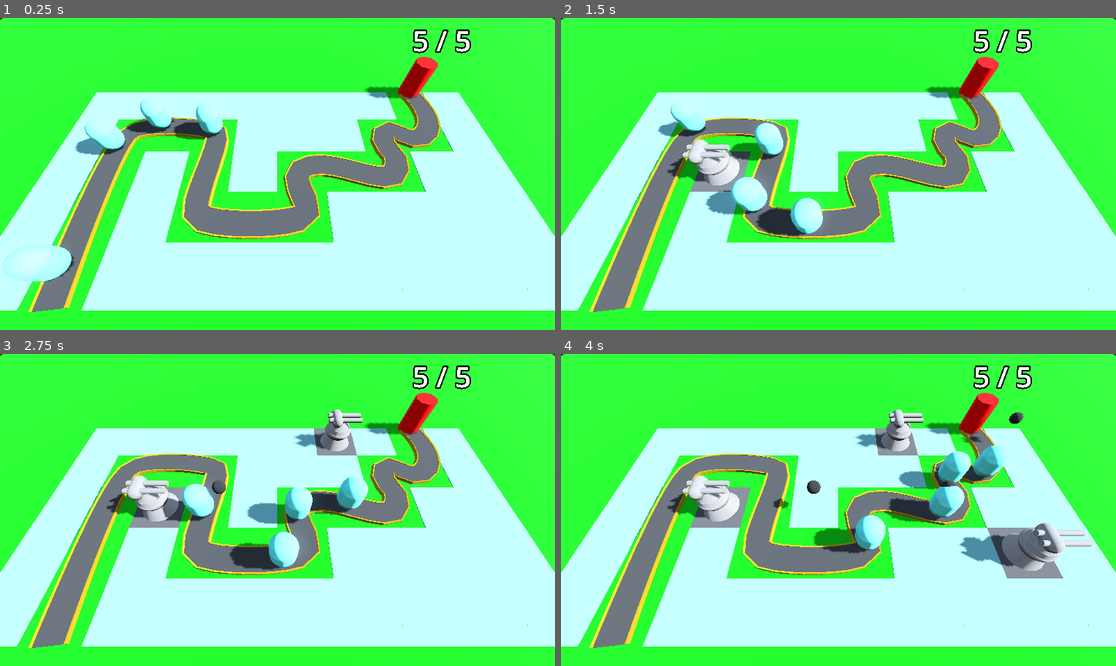
Above: before the commit, frames 1-4 (two rows, left to right).
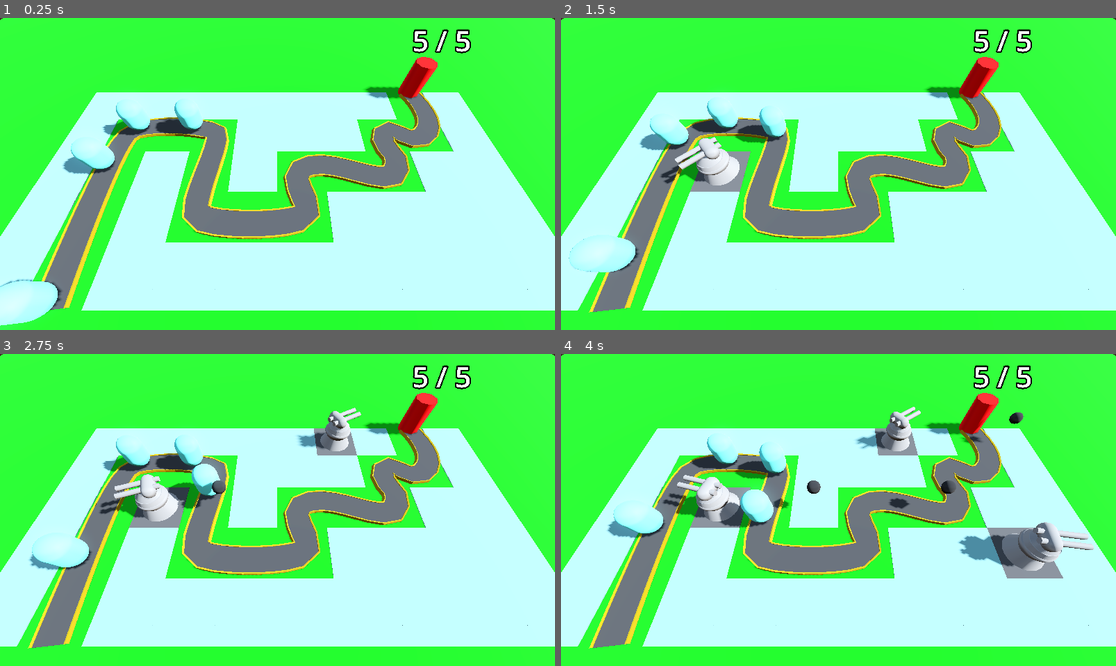
Above: after the commit, the same moments.

Repository: LunarOrbital/Barbarian-Blaster
Game: Godot game, scene res://Scenes/base_level.tscn
Two runs of this game, one before a commit and one after it. Both use one fixed random seed, a clock stepped at 60 frames per second and the inputs below.
Inputs (mouse positions are in pixels of both pictures, inside the frame that each line leads up to):
- Up to frame 1 (0.25 s): no input
- Up to frame 2 (1.5 s): move the mouse to (960, 158) at 0.52 s; click (960, 158) at 0.6 s; move the mouse to (727, 189) at 1.27 s; click (727, 189) at 1.35 s
- Up to frame 3 (2.75 s): move the mouse to (333, 441) at 2.02 s; click (333, 441) at 2.1 s
- Up to frame 4 (4 s): move the mouse to (810, 572) at 2.77 s; click (810, 572) at 2.85 s; move the mouse to (1005, 556) at 3.52 s; click (1005, 556) at 3.6 s

The runs differ from the first frame. In frame 1, 3.6% of the frame differs, in the area x 0-41%, y 26-100%; in frame 2, 5.2%; in frame 3, 6.1%; in frame 4, 6.8%, in the area x 8-96%, y 16-67%.

Commit message:
turret aiming

Diff:
--- a/Scenes/base_level.tscn
+++ b/Scenes/base_level.tscn
@@ -113,7 +113,7 @@
 transform = Transform3D(-0.108069465, 0, 0.9941279, 0, 1, 0, -0.9941279, 0, -0.108069465, 11.986502, 0, 13.961822)
 
 [node name="Enemy3" parent="EnemyPath\'" instance=ExtResource("2_5s04l")]
-transform = Transform3D(0.00081593, 0, 0.99998283, 0, 1, 0, -0.99998283, 0, 0.00081593, 2.0097446, 0, 14.585394)
+transform = Transform3D(0.00081593, 0, 0.9999828, 0, 1, 0, -0.9999828, 0, 0.00081593, 2.0097446, 0, 14.585394)
 progress = 10.0
 
 [node name="Enemy4" parent="EnemyPath\'" instance=ExtResource("2_5s04l")]
@@ -133,4 +133,5 @@
 gridMap = NodePath("../GridMap")
 turret_manager = NodePath("../TurretManager")
 
-[node name="TurretManager" parent="." instance=ExtResource("5_0f2sa")]
+[node name="TurretManager" parent="." node_paths=PackedStringArray("enemy_path") instance=ExtResource("5_0f2sa")]
+enemy_path = NodePath("../EnemyPath\'")
--- a/Scenes/enemy.tscn
+++ b/Scenes/enemy.tscn
@@ -14,6 +14,7 @@
 transform = Transform3D(-0.108069256, 0, 0.994126, 0, 1, 0, -0.994126, 0, -0.108069256, 0, 0, 0)
 loop = false
 script = ExtResource("1_613su")
+speed = 2
 
 [node name="EnemyMesh" type="MeshInstance3D" parent="."]
 transform = Transform3D(1, 0, 0, 0, 1, 0, 0, 0, 1, 0, 1.8133184, 0)
--- a/Scripts/turret.gd
+++ b/Scripts/turret.gd
@@ -2,6 +2,13 @@
 @export var proj: PackedScene
 @export var time := 1.0
 @onready var timer: Timer = $Timer
+@onready var enemy_path : Path3D
+
+#turn and look at enemy
+func  _physics_process(delta: float) -> void:
+	var enemy = enemy_path.get_children().back()
+	look_at(enemy.global_position, Vector3.UP, true)
+
 func _on_timer_timeout() -> void:
 	timer.wait_time = time
 	var newProj = proj.instantiate()
--- a/turret_manager.gd
+++ b/turret_manager.gd
@@ -1,8 +1,9 @@
 extends Node3D
 class_name TurretManager
 @export var turret : PackedScene
-
+@export var enemy_path : Path3D
 func build_turret(newV3) -> void:
 	var newTurret = turret.instantiate()
 	add_child(newTurret)
 	newTurret.global_position = newV3
+	newTurret.enemy_path = enemy_path
